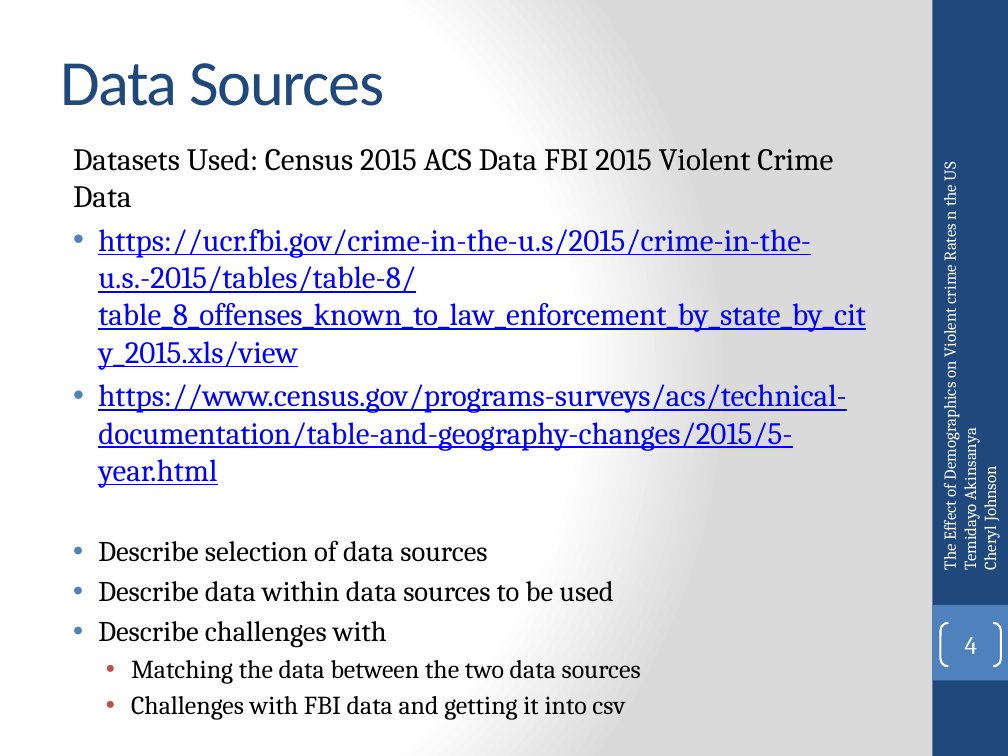
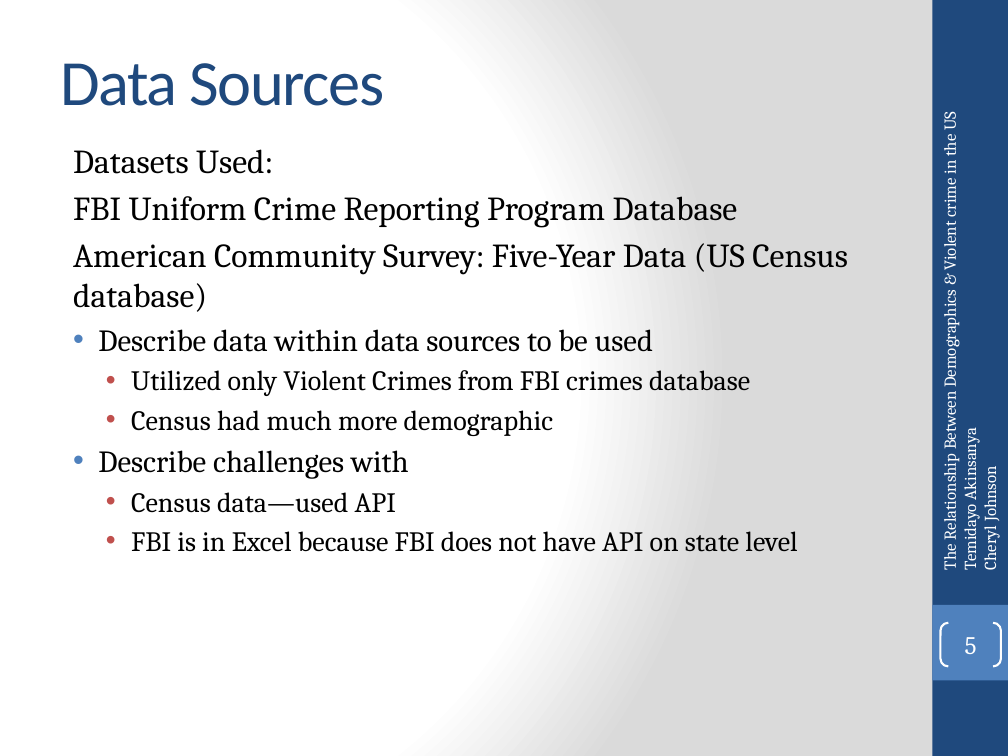
Before and after one commit to temidayo1234/National_ViolentCrime_Analysis, a slide deck: slide 5 of Data Analytics Bootcamp Project 1.pptx (slide 4 before the commit). Drawn at 1008x756 pixels with LibreOffice and Linux fonts; fonts in the diff are those of the drawing. Boxes give left, top, right and bottom in pixels: in the first picture for what was removed or moved away, otherwise in the second. Text is boxed around its words. In the diff, an @@ line names an element or a change of style, - is before the commit and + after.

```diff
--- a/Data Analytics Bootcamp Project 1.pptx
+++ b/Data Analytics Bootcamp Project 1.pptx
@@ text "The Relationship Between Demographics & ...": place and size @@
-text "The Relationship Between Demographics & ..." at (938, 163, 1001, 570)
+text "The Relationship Between Demographics & ..." at (938, 113, 1001, 570)
@@ text at (938, 113, 960, 570): text changed @@
-The Effect of Demographics on Violent crime Rates n the US
+The Relationship Between Demographics & Violent crime in the US
@@ text at (73, 149, 848, 312): text changed; size 22.2 to 24 pt; text colour #0000FF to #000000 @@
-Datasets Used: Census 2015 ACS Data FBI 2015 Violent Crime Data
-• https://ucr.fbi.gov/crime-in-the-u.s/2015/crime-in-the-u.s.-2015/tables/table-8/table_8_offenses_known_to_law_enforcement_by_state_by_city_2015.xls/view
-• https://www.census.gov/programs-surveys/acs/technical-documentation/table-and-geography-changes/2015/5-year.html
-• Describe selection of data sources
+Datasets Used:
+FBI Uniform Crime Reporting Program Database
+American Community Survey: Five-Year Data (US Census database)
@@ text at (98, 329, 653, 479): size 20.4 to 22 pt in "Describe data within data sources to be ...", "Describe challenges with" @@
@@ text at (131, 370, 750, 436): paragraphs added @@
+  • Utilized only Violent Crimes from FBI crimes database
+  • Census had much more demographic
@@ text at (131, 492, 797, 552): text changed; size 18.5 to 20 pt @@
-  • Matching the data between the two data sources
-  • Challenges with FBI data and getting it into csv
+  • Census data—used API
+  • FBI is in Excel because FBI does not have API on state level
@@ page number at (965, 637, 977, 654): text changed @@
-4
+5
```
Also in this commit, not shown: 10 other slides changed, 7 slides added.
